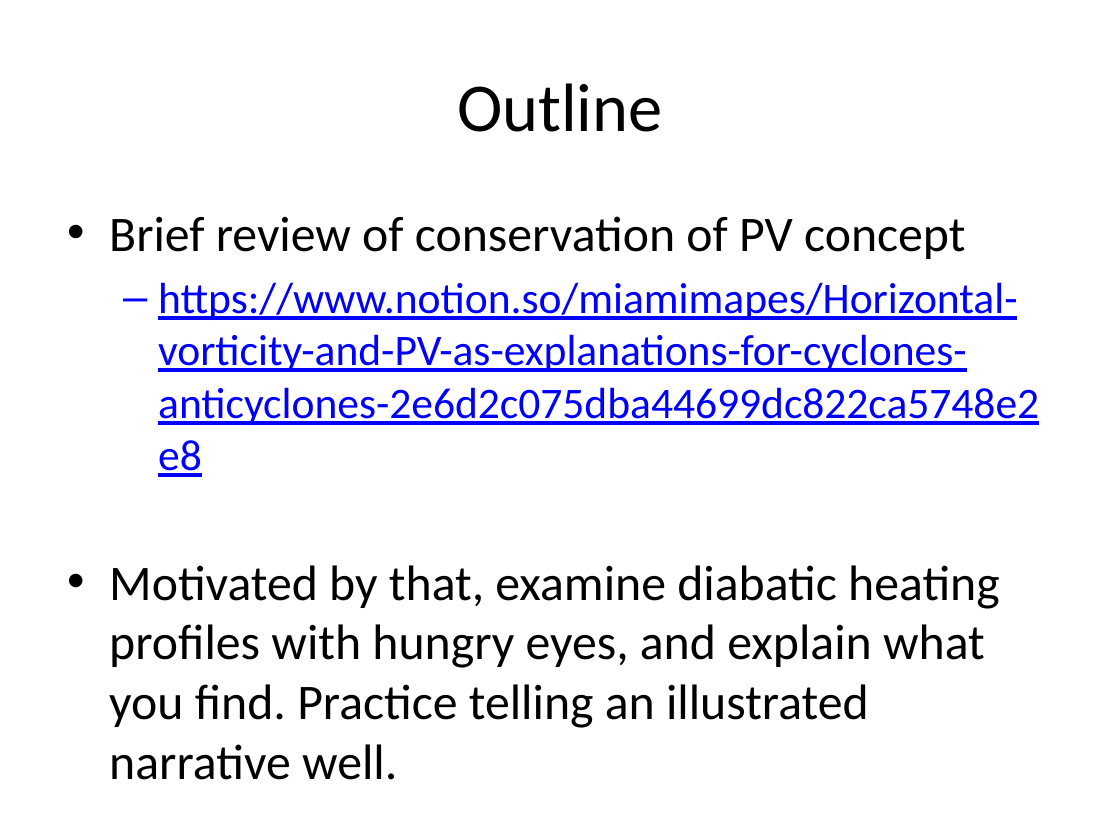
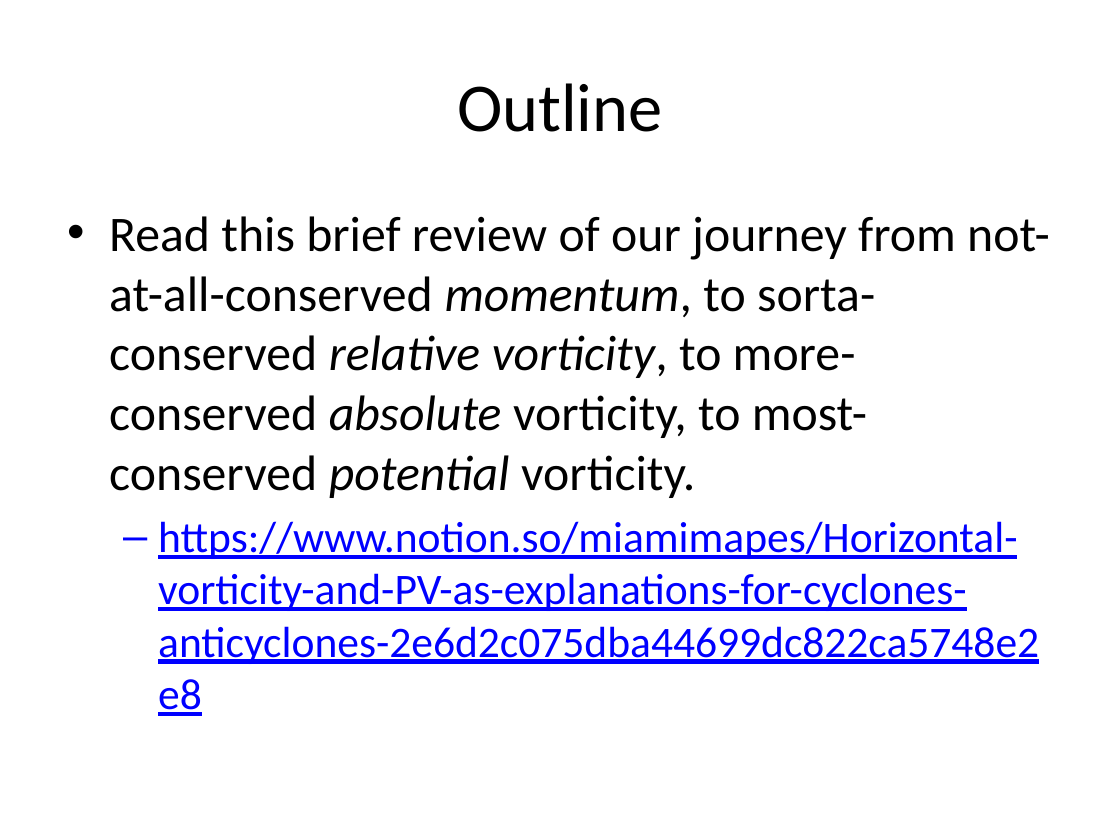
Before and after one commit to weiming9115/ATM651_IntroAtmDynamics, a slide deck: slide 2 of Unit2-WHch7/PV_budget_heatingrates_spinupconcept.pptx. Drawn at 1120x840 pixels with LibreOffice and Linux fonts; fonts in the diff are those of the drawing. Boxes give left, top, right and bottom in pixels: in the first picture for what was removed or moved away, otherwise in the second. Text is boxed around its words. In the diff, an @@ line names an element or a change of style, - is before the commit and + after.

```diff
--- a/Unit2-WHch7/PV_budget_heatingrates_spinupconcept.pptx
+++ b/Unit2-WHch7/PV_budget_heatingrates_spinupconcept.pptx
@@ text at bbox=[109, 216, 1050, 498]: text changed @@
-• Brief review of conservation of PV concept
+• Read this brief review of our journey from not-at-all-conserved momentum, to sorta-conserved relative vorticity, to more- conserved absolute vorticity, to most-conserved potential vorticity.
@@ text at bbox=[109, 565, 1000, 728]: paragraph removed @@
-• Motivated by that, examine diabatic heating profiles with hungry eyes, and explain what you find. Practice telling an illustrated narrative well.
```
Also in this commit, not shown: 9 other slides changed, 9 slides added, 4 slides removed.
